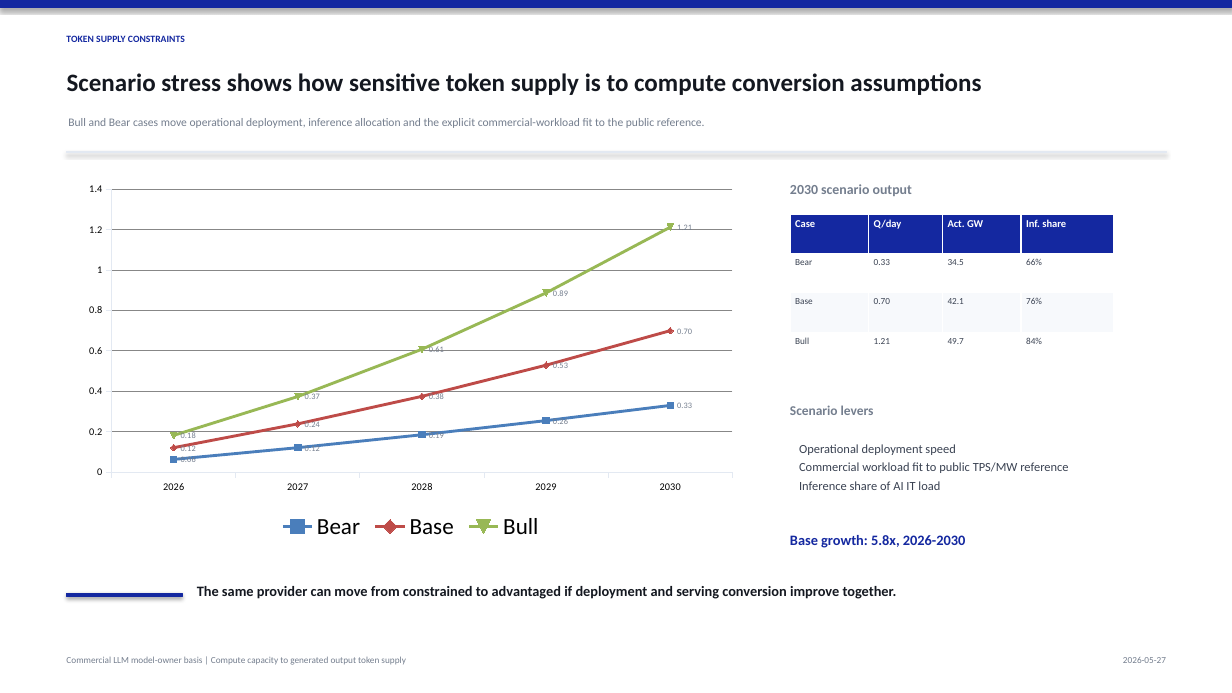
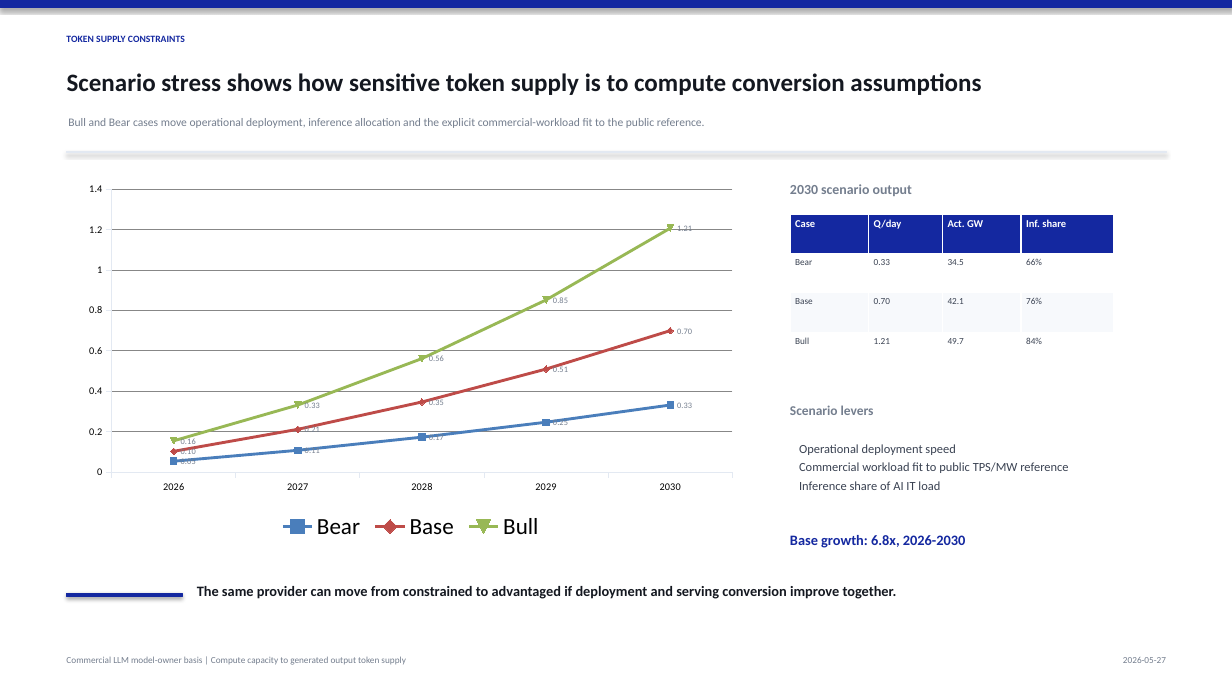
Before and after one commit to abcd00ou/Codex, a slide deck: slide 11 of llm_token_capacity_project/outputs/reports/llm_token_capacity_2026_2030.pptx. Drawn at 1232x693 pixels with LibreOffice and Linux fonts; fonts in the diff are those of the drawing. Boxes give left, top, right and bottom in pixels: in the first picture for what was removed or moved away, otherwise in the second. Text is boxed around its words. In the diff, an @@ line names an element or a change of style, - is before the commit and + after.

```diff
--- a/llm_token_capacity_project/outputs/reports/llm_token_capacity_2026_2030.pptx
+++ b/llm_token_capacity_project/outputs/reports/llm_token_capacity_2026_2030.pptx
@@ line chart at box(76, 176, 746, 545) @@
-Bear: 0.06, 0.12, 0.18, 0.26, 0.33
+Bear: 0.05, 0.11, 0.17, 0.25, 0.33
-Base: 0.12, 0.24, 0.38, 0.53, 0.7
+Base: 0.1, 0.21, 0.35, 0.51, 0.7
-Bull: 0.18, 0.37, 0.61, 0.89, 1.21
+Bull: 0.15, 0.33, 0.56, 0.85, 1.21
```
Also in this commit, not shown: 7 other slides changed, 23 other files.
